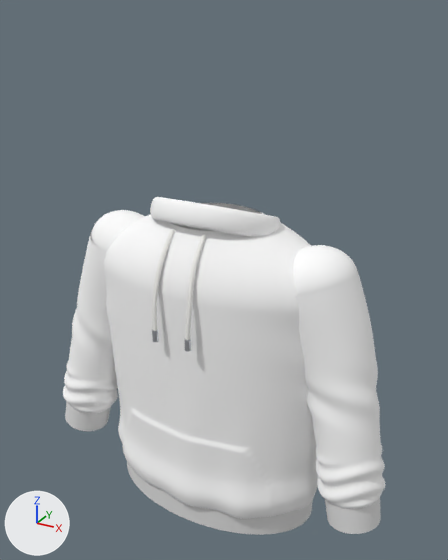
The glTF model models/hoodie.glb as it was, and as the next commit left it.
Both versions are drawn from a camera (50 mm lens) standing at (0.605, -1.057, 1.077) and looking at (0.005, 0.035, 0.531). The lights are fixed; the arrows at lower left show +X, +Y and +Z. The first picture is the older version. Where no turn or scale is listed for an object, it has been applied to the vertices. Vertices at exactly the same position are counted once.

The first picture shows 'Aglet_trim', 'Aglet_trim.001', 'Body_print', 'Drawstring_trim', 'Drawstring_trim.001', 'Hem_rib', 'Hood', 'Hood_rim', 'Sleeve_L_cuff_rib', 'Sleeve_L_fabric', 'Sleeve_L_shoulder', 'Sleeve_R_cuff_rib', 'Sleeve_R_fabric', 'Sleeve_R_shoulder'.
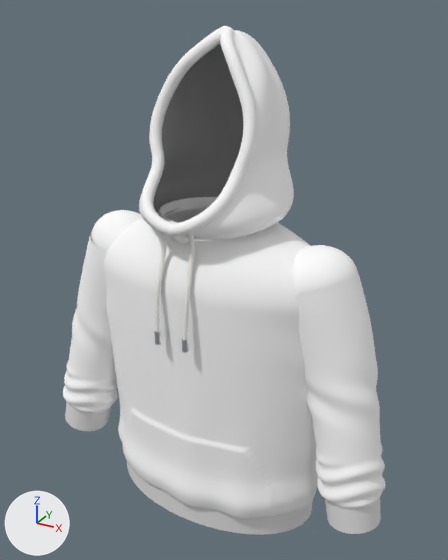
Pixel boxes (x1, y1, x2, y2) of what changed, in the pictures (448 x 560 px):
'Hood_lining', added
    after: (153, 44, 243, 216)
'Hood', reshaped (mostly hidden before)
    before: (262, 213, 311, 246)
    after: (139, 30, 294, 240)
'Hood_hem', added
    after: (141, 26, 257, 244)
'Hood_rim', deleted
    before: (150, 197, 281, 237)
'Drawstring_trim.001', reshaped (41% narrower)
    before: (185, 235, 206, 340)
    after: (183, 232, 195, 340)
'Drawstring_trim', reshaped
    before: (152, 229, 175, 331)
    after: (155, 230, 166, 332)
'Hood_neck_seam', added
    after: (158, 197, 217, 223)
'Aglet_trim', moved
    before: (152, 329, 159, 342)
    after: (154, 331, 161, 345)
'Aglet_trim.001', moved
    before: (185, 339, 191, 351)
    after: (182, 338, 189, 353)

Diff of the bpy script that builds the scene:
```diff
--- a/models/hoodie.glb.py
+++ b/models/hoodie.glb.py
@@ me_mesh_8 @@
-me_mesh_8.from_pydata(...)  # 3183 vertices, 6142 faces; spans x -0.209..0.209, y 0.057..0.18, z 0.092..0.324
+me_mesh_8.from_pydata(...)  # 6409 vertices, 12584 faces; spans x -0.153..0.153, y -0.154..0.232, z 0.318..0.68
+# me_mesh_8 part 1: 3183 vertices removed from x -0.209..0.209, y 0.057..0.18, z 0.092..0.324; 6409 vertices added at x -0.153..0.153, y -0.154..0.232, z 0.318..0.68
 me_mesh_8.materials.append(mat_fabric)
@@ me_mesh_10 @@
-me_mesh_10.from_pydata(...)  # 328 vertices, 640 faces; spans x -0.044..-0.031, y -0.175..-0.094, z 0.134..0.327
+me_mesh_10.from_pydata(...)  # 328 vertices, 640 faces; spans x -0.043..-0.026, y -0.175..-0.133, z 0.135..0.363
+# me_mesh_10 part 2: 328 of 328 vertices moved; they spanned x -0.044..-0.031, y -0.175..-0.094, z 0.134..0.327 and now span x -0.043..-0.026, y -0.175..-0.133, z 0.135..0.363; mean shift (0.005, -0.008, 0.015)
 me_mesh_10.materials.append(mat_drawstring_trim)
@@ me_mesh_12 @@
-me_mesh_12.from_pydata(...)  # 328 vertices, 640 faces; spans x 0.031..0.044, y -0.175..-0.094, z 0.134..0.327
+me_mesh_12.from_pydata(...)  # 328 vertices, 640 faces; spans x 0.026..0.043, y -0.175..-0.132, z 0.135..0.364
+# me_mesh_12 part 3: 328 of 328 vertices moved; they spanned x 0.031..0.044, y -0.175..-0.094, z 0.134..0.327 and now span x 0.026..0.043, y -0.175..-0.132, z 0.135..0.364; mean shift (-0.005, -0.007, 0.015)
 me_mesh_12.materials.append(mat_drawstring_trim)
@@ ob_hood_rim @@
-ob_hood_rim = bpy.data.objects.new('Hood_rim', me_mesh_9)
@@ ob_aglet_trim @@
 ob_aglet_trim = bpy.data.objects.new('Aglet_trim', me_mesh_11)
-ob_aglet_trim.location = (-0.038, -0.17, 0.481)
+ob_aglet_trim.location = (-0.032, -0.17, 0.478)
@@ ob_aglet_trim_001 @@
 ob_aglet_trim_001 = bpy.data.objects.new('Aglet_trim.001', me_mesh_13)
-ob_aglet_trim_001.location = (0.038, -0.17, 0.481)
+ob_aglet_trim_001.location = (0.032, -0.17, 0.478)
@@ ob_hood_lining @@
+ob_hood_lining = bpy.data.objects.new('Hood_lining', me_mesh_11_1)  # 6409 vertices, 12584 faces; spans x -0.151..0.15, y -0.152..0.228, z 0.321..0.677; in mat_lining (grey #9e9e9e)
+ob_hood_lining.location = (0.0, 0.0, 0.356)
@@ ob_hood_neck_seam @@
+ob_hood_neck_seam = bpy.data.objects.new('Hood_neck_seam', me_mesh_10_1)  # 1649 vertices, 3072 faces; spans x -0.119..0.119, y -0.105..0.105, z -0.014..0.014; in mat_fabric (white #ffffff)
+ob_hood_neck_seam.location = (0.0, 0.0, 0.683)
@@ ob_hood_hem @@
+ob_hood_hem = bpy.data.objects.new('Hood_hem', me_mesh_9_1)  # 1932 vertices, 3840 faces; spans x -0.114..0.112, y -0.166..0.065, z 0.307..0.689; in mat_fabric (white #ffffff)
+ob_hood_hem.location = (0.0, 0.0, 0.356)
```
